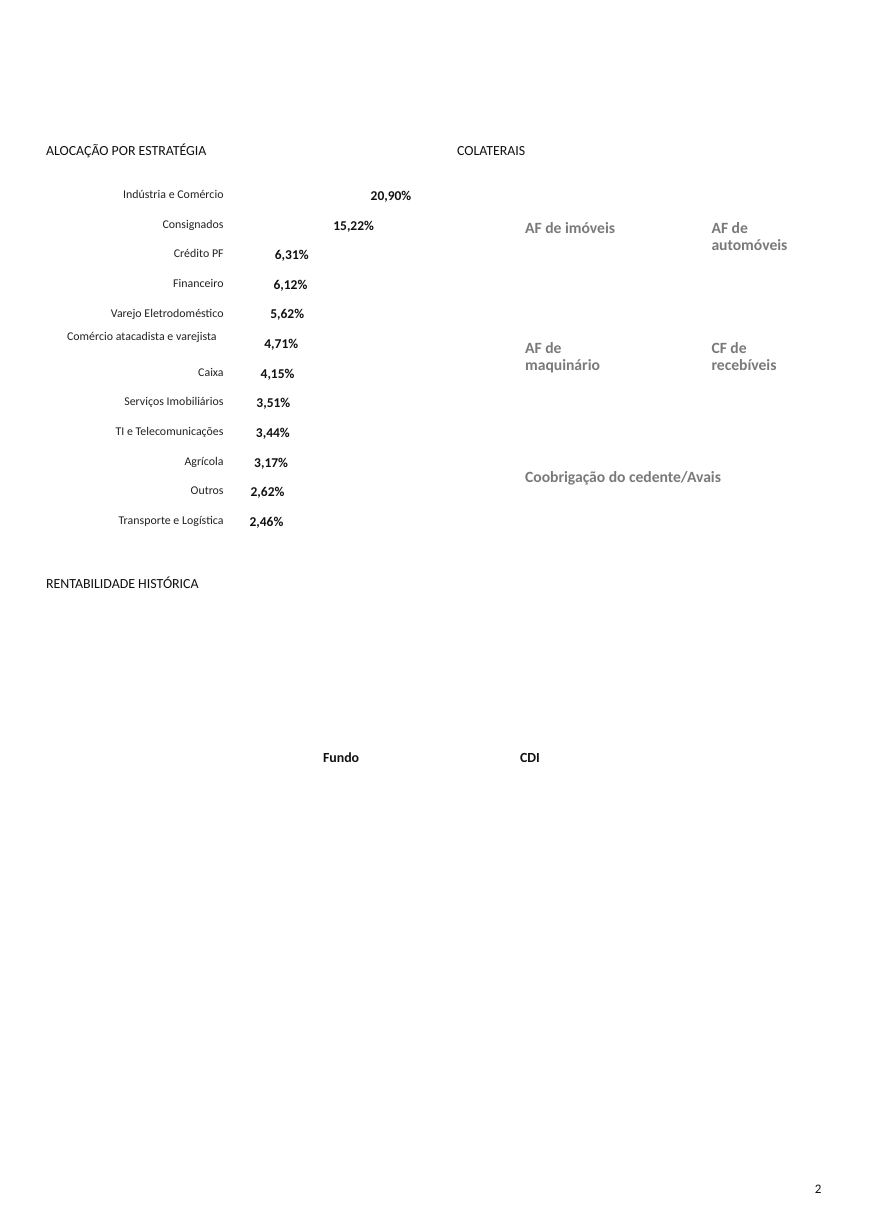
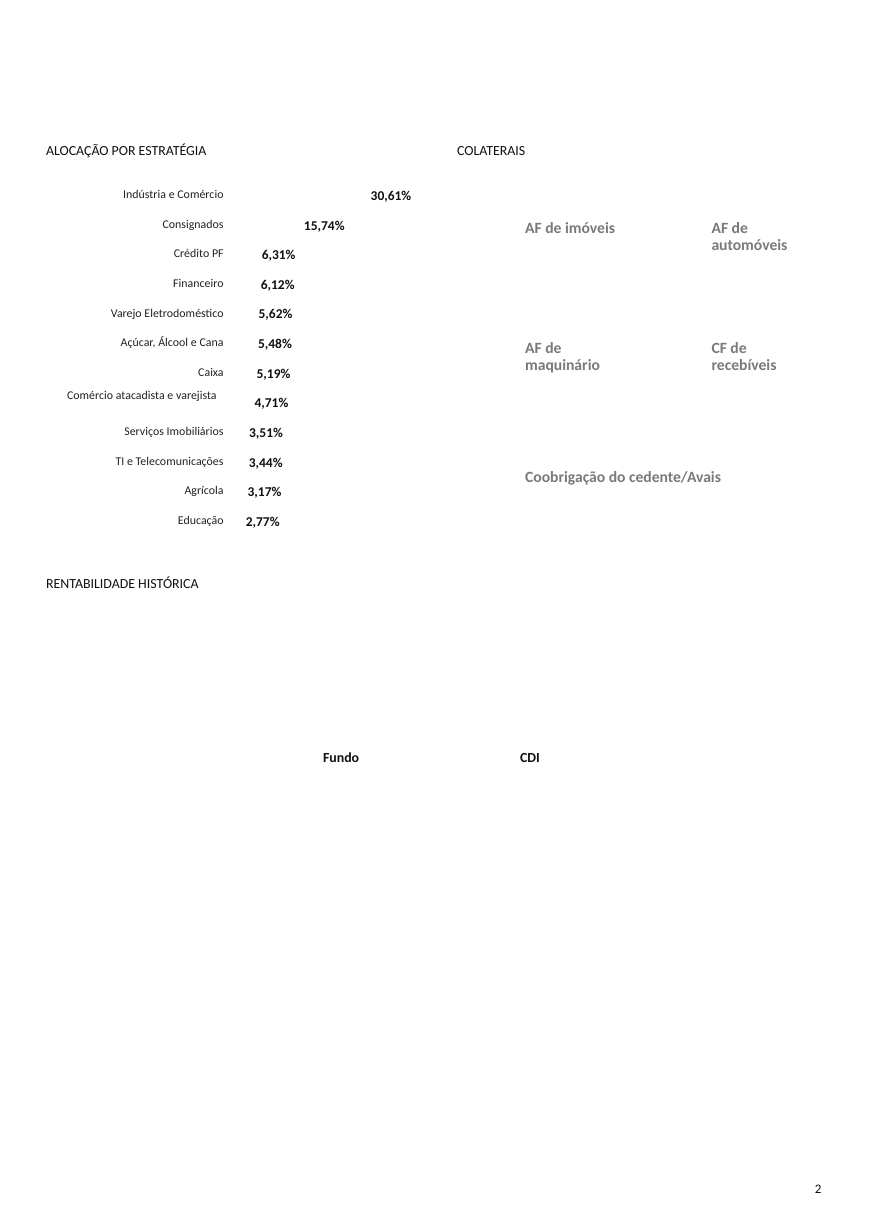
Before and after one commit to orenanchaves/Tivio-teste, a slide deck: slide 2 of AutomaTivio/saida/2026-09/pptx/Tivio ALT 180 - Relatório de Gestão - Setembro 2026.pptx. Drawn at 871x1232 pixels with LibreOffice and Linux fonts; fonts in the diff are those of the drawing; background and template pictures are left out. Boxes give left, top, right and bottom in pixels: in the first picture for what was removed or moved away, otherwise in the second. Text is boxed around its words. In the diff, an @@ line names an element or a change of style, - is before the commit and + after.

```diff
--- a/AutomaTivio/saida/2026-09/pptx/Tivio ALT 180 - Relatório de Gestão - Setembro 2026.pptx
+++ b/AutomaTivio/saida/2026-09/pptx/Tivio ALT 180 - Relatório de Gestão - Setembro 2026.pptx
@@ text at bbox=[371, 190, 412, 202]: text changed @@
-20,90%
+30,61%
@@ text at bbox=[304, 220, 345, 232]: text changed @@
-15,22%
+15,74%
@@ text "6,31%": place and size @@
-text "6,31%" at bbox=[275, 249, 309, 261]
+text "6,31%" at bbox=[262, 249, 296, 261]
@@ text "6,12%": place and size @@
-text "6,12%" at bbox=[274, 279, 308, 291]
+text "6,12%" at bbox=[261, 279, 295, 291]
@@ text "5,62%": place and size @@
-text "5,62%" at bbox=[270, 308, 304, 320]
+text "5,62%" at bbox=[259, 308, 293, 320]
@@ text added at bbox=[121, 336, 224, 348], 8.1 pt, text #222222 @@
+Açúcar, Álcool e Cana
@@ text added at bbox=[258, 338, 292, 350], 9.2 pt, text #111111, bold @@
+5,48%
@@ text "Comércio atacadista e varejista": place and size @@
-text "Comércio atacadista e varejista" at bbox=[67, 331, 217, 342]
+text "Comércio atacadista e varejista" at bbox=[67, 390, 217, 401]
@@ text at bbox=[257, 368, 291, 380]: text changed @@
-4,15%
+5,19%
@@ text "4,71%": place and size @@
-text "4,71%" at bbox=[264, 338, 298, 350]
+text "4,71%" at bbox=[255, 397, 289, 409]
@@ text removed at bbox=[256, 397, 290, 409] @@
-3,51%
@@ 3 texts: place and size @@
-3 texts at bbox=[116, 397, 224, 467]
+3 texts at bbox=[116, 427, 224, 496]
@@ text at bbox=[249, 427, 283, 439]: text changed @@
-3,44%
+3,51%
@@ text at bbox=[249, 457, 283, 469]: text changed @@
-3,17%
+3,44%
@@ text removed at bbox=[191, 486, 224, 494] @@
-Outros
@@ text at bbox=[248, 486, 282, 498]: text changed @@
-2,62%
+3,17%
@@ text at bbox=[178, 515, 224, 526]: text changed @@
-Transporte e Logística
+Educação
@@ text at bbox=[246, 516, 280, 528]: text changed @@
-2,46%
+2,77%
```
Also in this commit, not shown: 1 other slide changed, 56 other files.
